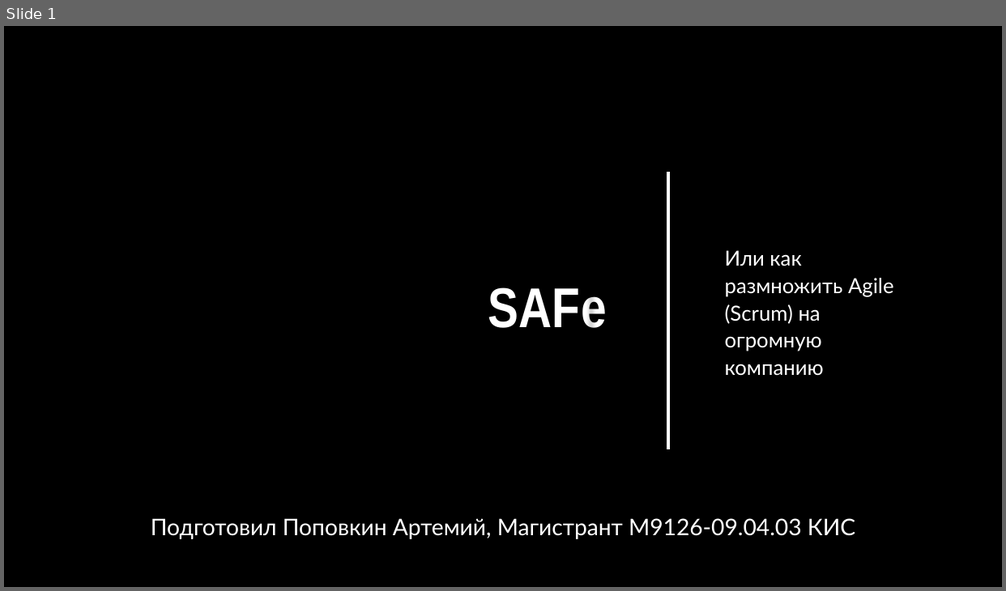
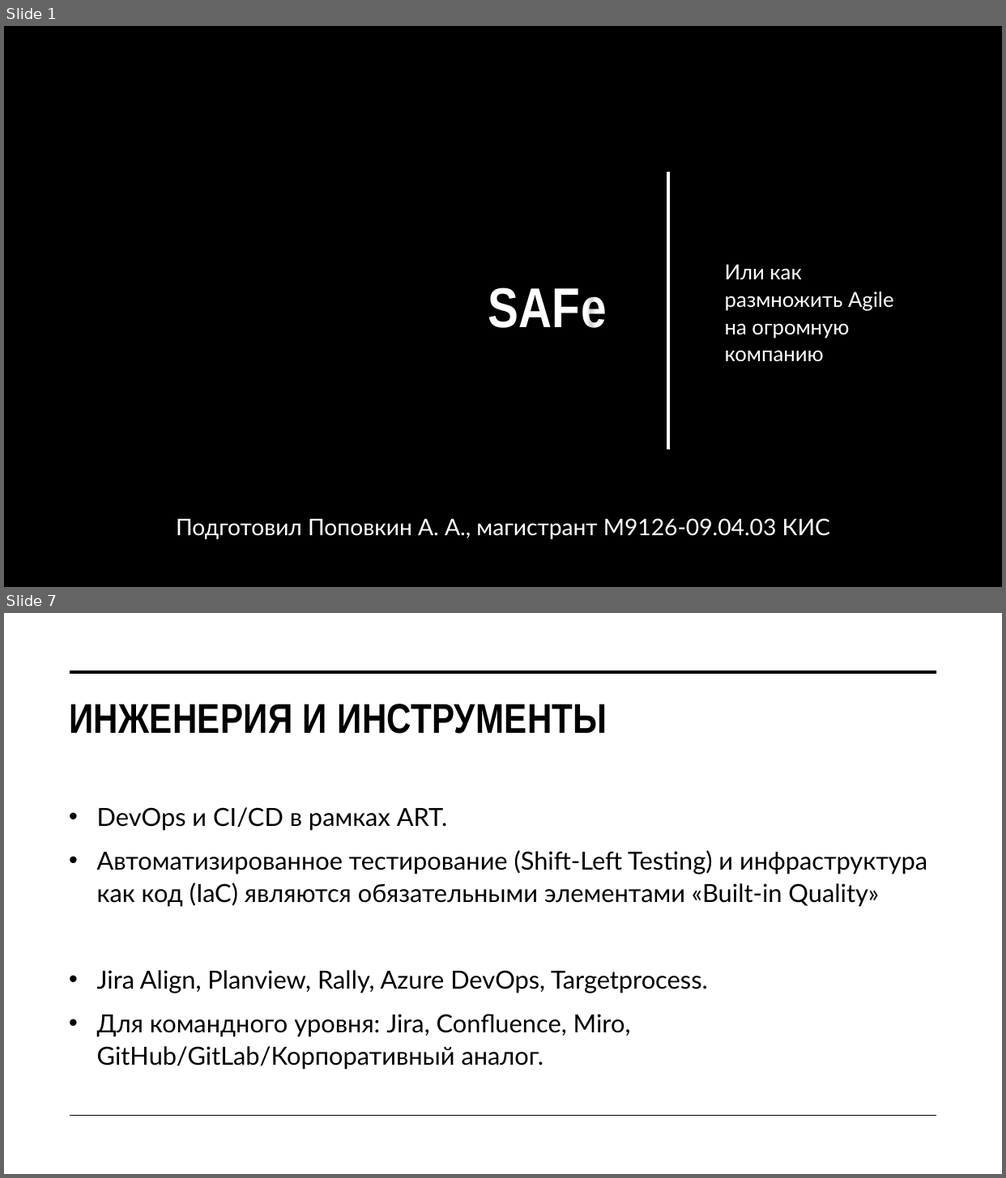
Before and after one commit to Jrol123/obsidian-dvfu_p2, a slide deck: ПРЕДМЕТЫ/Методологии и проектирование ИС/ДЗ/Презентация/SAFe.pptx. Shown one above the other, each under a label of ours: slide 1 before the commit, slides 1 and 7 after it; the slides between them are not shown. The pictures are 1006x591 and 1006x1178 pixels, drawn with LibreOffice and Linux fonts; fonts in the diff are those of the drawing; background and template pictures are left out. Boxes give left, top, right and bottom in pixels: in the first picture for what was removed or moved away, otherwise in the second. Text is boxed around its words. In the diff, an @@ line names an element or a change of style, - is before the commit and + after.

```diff
--- a/ПРЕДМЕТЫ/Методологии и проектирование ИС/ДЗ/Презентация/SAFe.pptx
+++ b/ПРЕДМЕТЫ/Методологии и проектирование ИС/ДЗ/Презентация/SAFe.pptx
@@ slide 7 added at [4,613,1002,1174], background #FFFFFF @@
@@ line added from (70, 672) to (937, 672), #000000 3.5 pt @@
@@ title added at [69,704,607,734], 40 pt, text #000000, bold @@
+ИНЖЕНЕРИЯ И ИНСТРУМЕНТЫ
@@ text added at [97,807,927,1070], 24 pt, text #000000 @@
+• DevOps и CI/CD в рамках ART.
+• Автоматизированное тестирование (Shift-Left Testing) и инфраструктура как код (IaC) являются обязательными элементами «Built-in Quality»
+• Jira Align, Planview, Rally, Azure DevOps, Targetprocess.
+• Для командного уровня: Jira, Confluence, Miro, GitHub/GitLab/Корпоративный аналог.
@@ line added from (70, 1116) to (937, 1116), #000000 1 pt @@
@@ slide 1 changed as well @@
@@ subtitle at [725,264,894,362]: text changed @@
-Или как размножить Agile (Scrum) на огромную компанию
+Или как размножить Agile на огромную компанию
@@ text at [176,518,830,540]: text changed @@
-Подготовил Поповкин Артемий, Магистрант М9126-09.04.03 КИС
+Подготовил Поповкин А. А., магистрант М9126-09.04.03 КИС
```
Also in this commit, not shown: 2 other slides changed, 6 other slides added, 1 other file.
